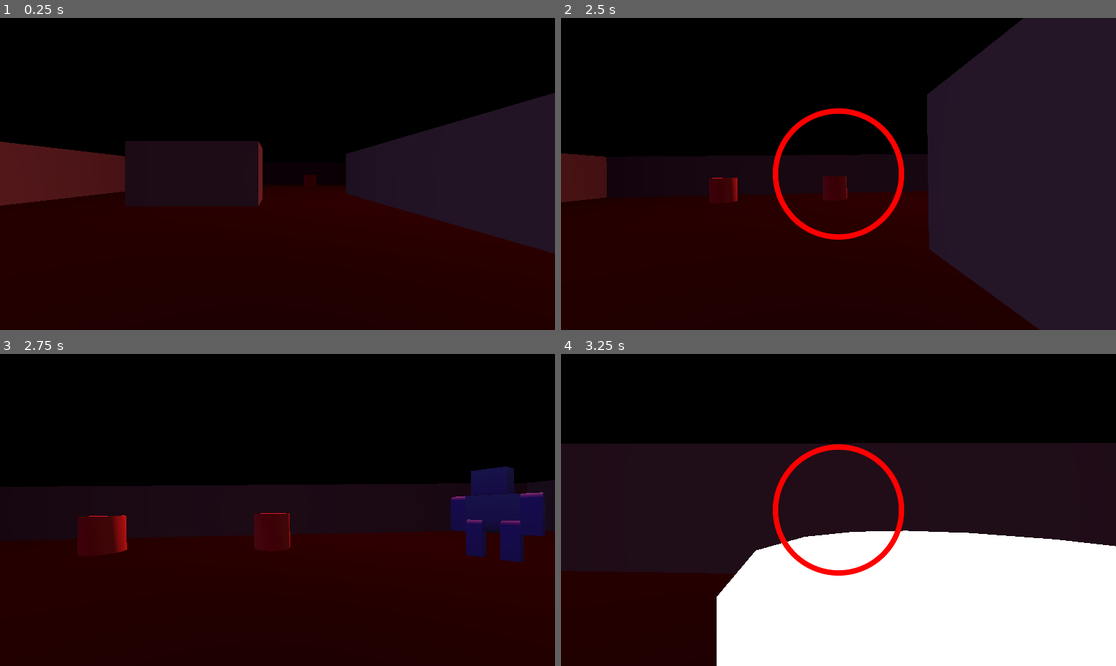
Above: before the commit, frames 1-4 (two rows, left to right).
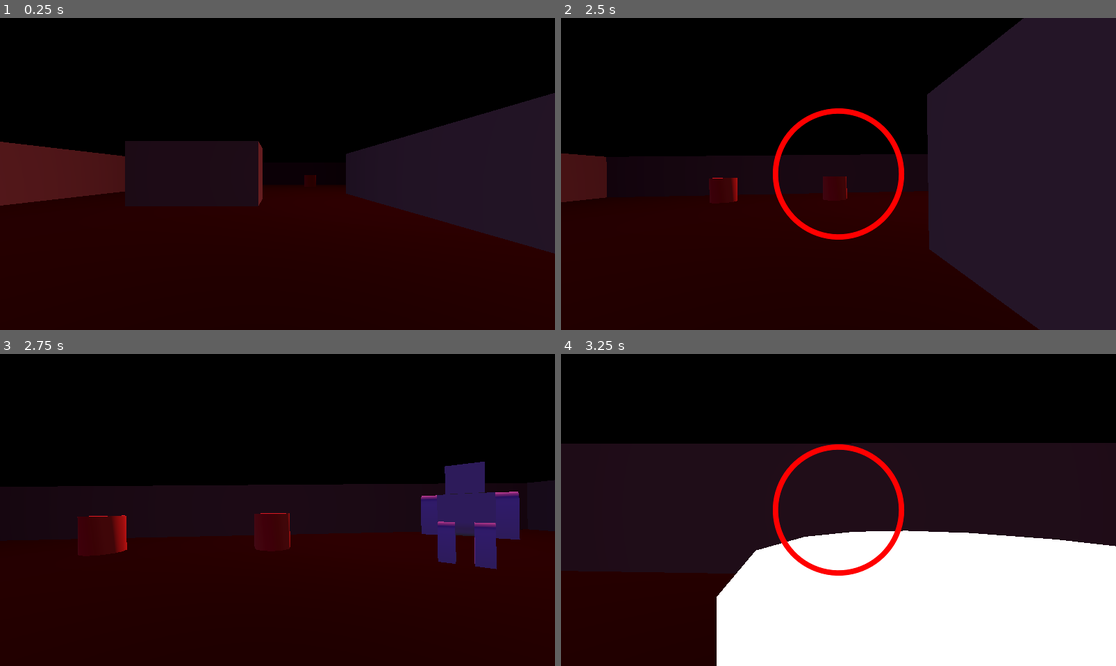
Above: after the commit, the same moments.

Repository: JeppeLindberg/foekicker
Game: Godot game, scene res://scenes/main.tscn
The game is run twice, just before and just after one commit, with the same random seed, the same clock (stepped at 60 frames per second) and the same inputs.
Inputs (mouse positions are in pixels of both pictures, inside the frame that each line leads up to):
- Up to frame 1 (0.25 s): no input
- Up to frame 2 (2.5 s): tap Enter at 0.5 s; move the mouse to (960, 158) at 0.52 s; hold D (move_right) 0.53-1.28 s; click (960, 158) at 0.6 s; move the mouse to (810, 174) at 1.27 s; hold W (move_forward) from 1.28 s (still down); click (810, 174) at 1.35 s; move the mouse to (849, 167) at 2.02 s; click (849, 167) at 2.1 s
- Up to frame 3 (2.75 s): keep holding W (move_forward)
- Up to frame 4 (3.25 s): keep holding W (move_forward); move the mouse to (832, 516) at 2.77 s; click (832, 516) at 2.85 s

Frames 1-2 are identical in both runs. In frame 3, 4.2% of the frame differs, in the area x 75-99%, y 34-70%; in frame 4, nothing differs.

Commit message:
progress

Diff:
--- /dev/null
+++ b/materials/enemy.tres
@@ -0,0 +1,6 @@
+[gd_resource type="StandardMaterial3D" format=3 uid="uid://5w22qyr3d4jh"]
+
+[resource]
+albedo_color = Color(0.5803922, 0.6117647, 1, 1)
+billboard_keep_scale = true
+fov_override = 10.0
--- a/prefabs/enemy.tscn
+++ b/prefabs/enemy.tscn
@@ -8,6 +8,8 @@
 [ext_resource type="Material" uid="uid://cf1ovlrnf06d5" path="res://materials/flash_white.tres" id="4_aivmq"]
 [ext_resource type="PackedScene" uid="uid://cnjdbt262y6uw" path="res://prefabs/bullet_emitter.tscn" id="4_u6on0"]
 [ext_resource type="PackedScene" uid="uid://caorka4hqulq5" path="res://prefabs/anim_take_damage.tscn" id="5_aivmq"]
+[ext_resource type="Script" uid="uid://b6bql1bmtsoqy" path="res://scripts/billboarding.gd" id="6_geowp"]
+[ext_resource type="Material" uid="uid://5w22qyr3d4jh" path="res://materials/enemy.tres" id="7_ikd5g"]
 
 [sub_resource type="CylinderShape3D" id="CylinderShape3D_yfjof"]
 height = 0.6816406
@@ -33,12 +35,36 @@
 [node name="bullet_emitter" parent="." instance=ExtResource("4_u6on0")]
 
 [node name="visual" type="Node3D" parent="."]
+script = ExtResource("6_geowp")
 
 [node name="figurine2" parent="visual" instance=ExtResource("1_6n8dw")]
 transform = Transform3D(1.1781574, 0, 0, 0, 1.1781574, 0, 0, 0, 1.1781574, 0, -0.47705, 0)
 
+[node name="leg-left" parent="visual/figurine2/figurine/root" index="0"]
+surface_material_override/0 = ExtResource("7_ikd5g")
+
+[node name="leg-right" parent="visual/figurine2/figurine/root" index="1"]
+surface_material_override/0 = ExtResource("7_ikd5g")
+
+[node name="torso" parent="visual/figurine2/figurine/root" index="2"]
+surface_material_override/0 = ExtResource("7_ikd5g")
+
+[node name="arm-left" parent="visual/figurine2/figurine/root/torso" index="0"]
+surface_material_override/0 = ExtResource("7_ikd5g")
+
+[node name="arm-right" parent="visual/figurine2/figurine/root/torso" index="1"]
+surface_material_override/0 = ExtResource("7_ikd5g")
+
+[node name="head" parent="visual/figurine2/figurine/root/torso" index="2"]
+surface_material_override/0 = ExtResource("7_ikd5g")
+
+[node name="CSGBox3D" type="CSGBox3D" parent="visual"]
+transform = Transform3D(1, 0, 0, 0, 1, 0, 0, 0, 1, 0, 0, 0.15500364)
+size = Vector3(0.18041992, 0.1081543, 0.11627197)
+
 [node name="flash_white" type="Node3D" parent="."]
 visible = false
+script = ExtResource("6_geowp")
 
 [node name="figurine3" parent="flash_white" instance=ExtResource("1_6n8dw")]
 transform = Transform3D(1.1781574, 0, 0, 0, 1.1781574, 0, 0, 0, 1.1781574, 0, -0.47705, 0)
--- a/scenes/main.tscn
+++ b/scenes/main.tscn
@@ -3083,7 +3083,7 @@
 script = ExtResource("3_jyhfs")
 
 [node name="enemy" parent="." node_paths=PackedStringArray("patrol_zone") instance=ExtResource("12_eb6dy")]
-transform = Transform3D(1, 0, 0, 0, 1, 0, 0, 0, 1, 6.5750613, -2.3841858e-07, -6.0705347)
+transform = Transform3D(1, 0, 0, 0, 1, 0, 0, 0, 1, 6.0188885, -2.3841858e-07, -6.0705347)
 patrol_zone = NodePath("../zones/patrol_1")
 ignore_player = true
 
--- /dev/null
+++ b/scripts/billboarding.gd
@@ -0,0 +1,21 @@
+extends Node3D
+
+@export var enabled = true
+
+
+func _process(_delta):
+	if not enabled:
+		return
+
+	var current_camera = get_viewport().get_camera_3d()
+	look_at(current_camera.global_position)
+	var angle = rad_to_deg(angle_difference(get_parent().global_rotation.y, global_rotation.y))
+
+	if -45.0 < angle and angle <= 45:
+		pass
+	elif 45.0 < angle and angle <= 135.0:
+		rotation_degrees.y -= 90.0
+	elif -135.0 < angle and angle <= -45.0:
+		rotation_degrees.y += 90.0
+	else:
+		rotation_degrees.y += 180.0
--- a/scripts/enemy.gd
+++ b/scripts/enemy.gd
@@ -60,7 +60,7 @@
 	start_falling_state()
 
 	linear_velocity = Vector3.ZERO
-	control = -2.0
+	control = -2.5
 
 	apply_impulse(kick_direction * kick_source_node.kick_force)
 	take_damage()
@@ -91,10 +91,10 @@
 func evaluate_falling_state(delta):
 	if control < 1.0:
 		var regain_control_mult = 1.0
-		if linear_velocity.length() < 0.4:
-			regain_control_mult *= 5.0
+		if linear_velocity.length() < 2.0 or control > 0.2:
+			regain_control_mult *= 2.0
 			linear_damp = 2.0
-		elif linear_velocity.length() < 0.04:
+		elif linear_velocity.length() < 0.04 or control > 0.5:
 			regain_control_mult *= 50.0
 			linear_damp = 3.0
 		control += regain_control_mult * delta
@@ -113,6 +113,7 @@
 	pathfinding.set_target_node(target_grid_node)
 
 func start_idle_state():
+	custom_integrator = true
 	hesitation_time = 0.0
 	state = 'idle'
 
Not shown: 1 places in prefabs/enemy.tscn that only renumber resources
Not shown, added: scripts/billboarding.gd.uid
Not shown, changed: journal.md
